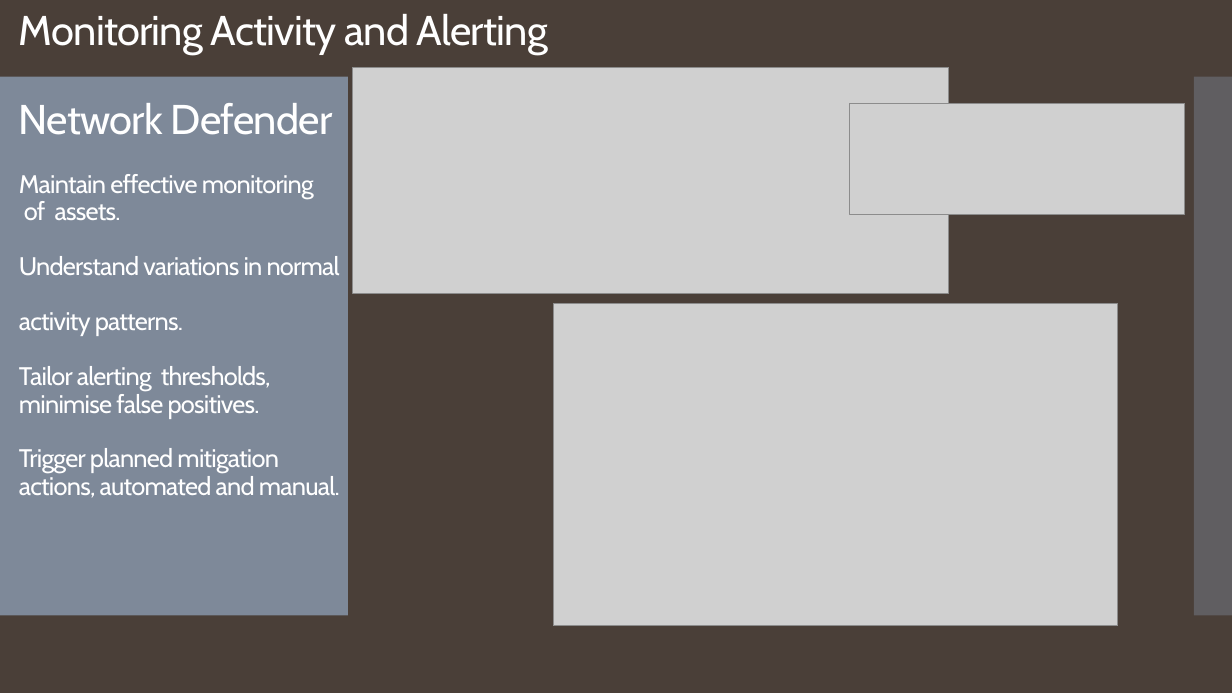
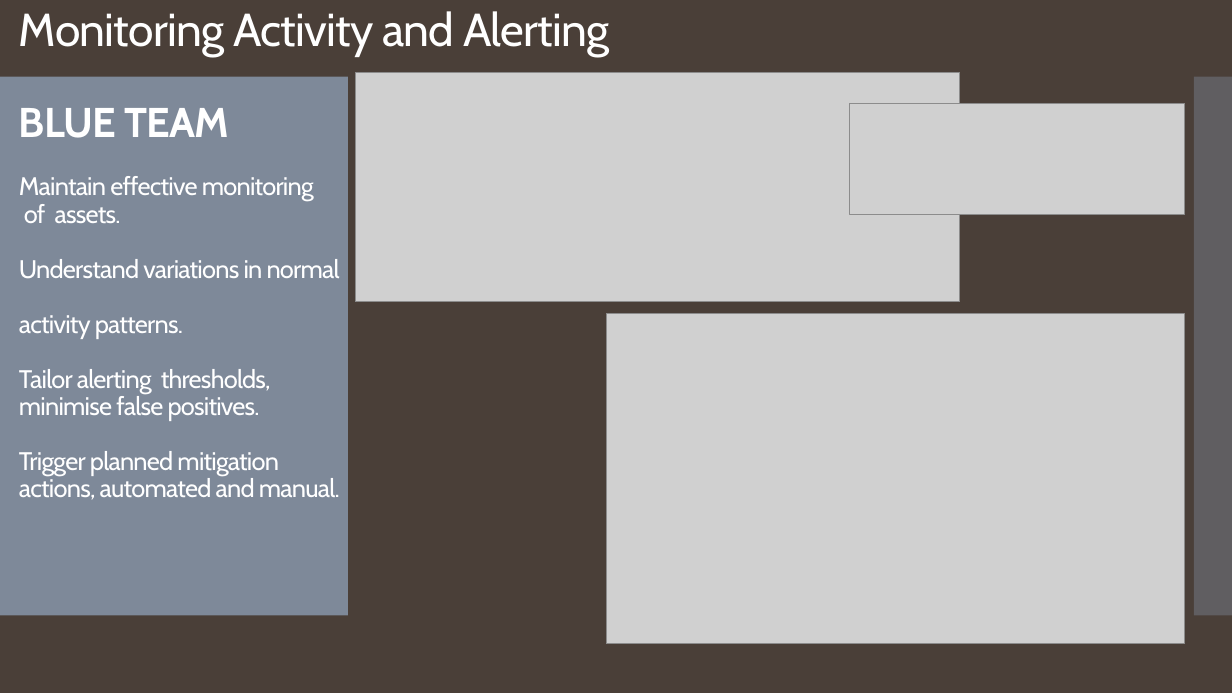
Before and after one commit to forrestaj64/Vulnerabilities-Attack-Defend-Remediate, a slide deck: slide 11 of Overiew-Presentation.pptx (slide 9 before the commit). Drawn at 1232x693 pixels with LibreOffice and Linux fonts; fonts in the diff are those of the drawing; grey boxes stand for pictures. Boxes give left, top, right and bottom in pixels: in the first picture for what was removed or moved away, otherwise in the second. Text is boxed around its words. In the diff, an @@ line names an element or a change of style, - is before the commit and + after.

```diff
--- a/Overiew-Presentation.pptx
+++ b/Overiew-Presentation.pptx
@@ title at (19, 11, 609, 499): text changed @@
-Monitoring Activity and Alerting
-Network Defender
-Maintain effective monitoring
-of assets.
-Understand variations in normal
-activity patterns.
-Tailor alerting thresholds,
-minimise false positives.
-Trigger planned mitigation
-actions, automated and manual.
+Monitoring Activity and Alerting
+BLUE TEAM
+Maintain effective monitoring
+of assets.
+Understand variations in normal
+activity patterns.
+Tailor alerting thresholds,
+minimise false positives.
+Trigger planned mitigation
+actions, automated and manual.
@@ picture: place and size @@
-picture at (353, 67, 949, 294)
+picture at (356, 72, 960, 301)
@@ picture: place and size @@
-picture at (554, 304, 1118, 627)
+picture at (606, 314, 1185, 644)
```
Also in this commit, not shown: 7 other slides changed, 4 slides added, 2 slides removed.
